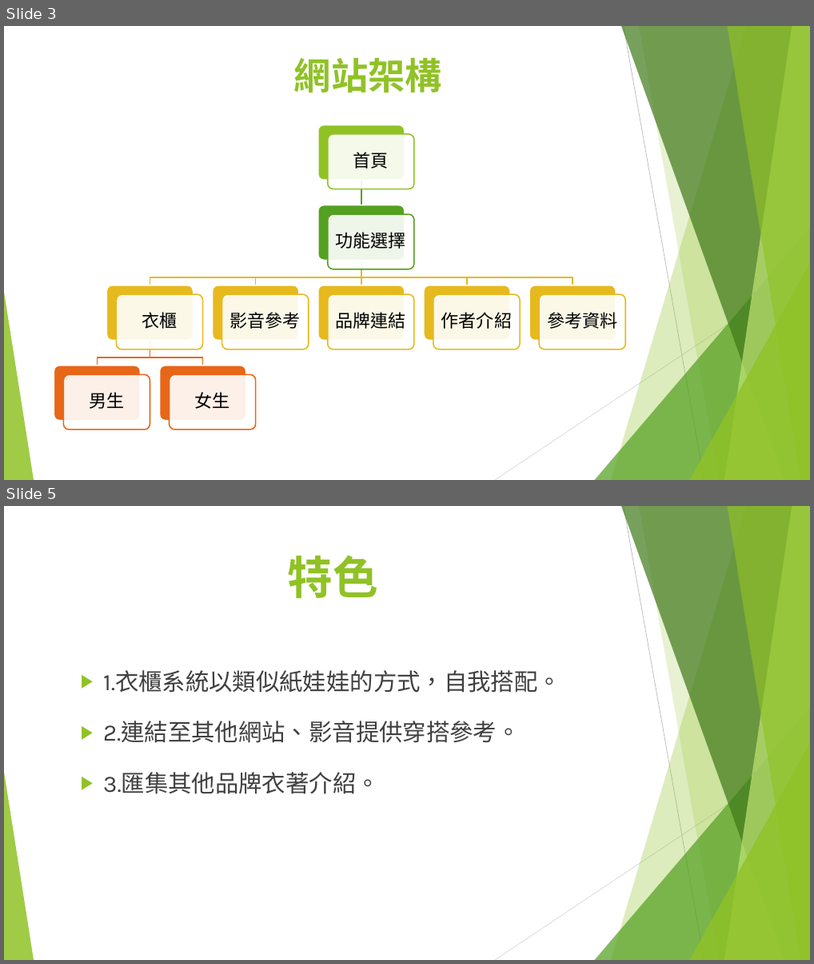
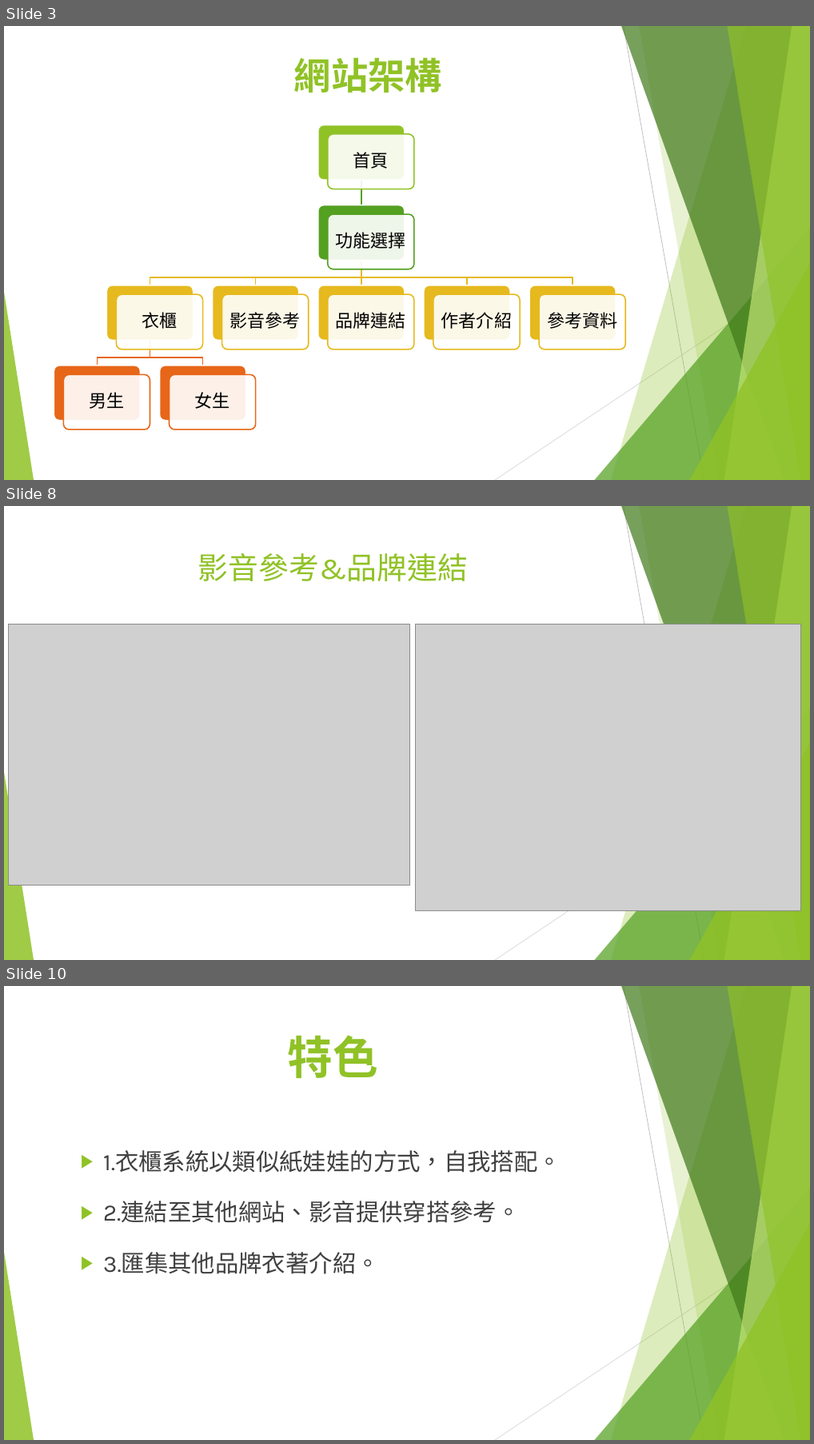
Before and after one commit to happy1103/SecretCloset, a slide deck: Webprograming/document/00457004+00457013.pptx. Shown one above the other, each under a label of ours: slides 3 and 5 before the commit, slides 3, 8 and 10 after it; the slides between them are not shown. The pictures are 814x964 and 814x1444 pixels, drawn with LibreOffice and Linux fonts; fonts in the diff are those of the drawing; grey boxes stand for pictures. Boxes give left, top, right and bottom in pixels: in the first picture for what was removed or moved away, otherwise in the second. Text is boxed around its words. In the diff, an @@ line names an element or a change of style, - is before the commit and + after.

```diff
--- a/Webprograming/document/00457004+00457013.pptx
+++ b/Webprograming/document/00457004+00457013.pptx
@@ slide 8 added at <box>4,506,810,960</box>, background #FFFFFF; not listed: 10 template elements that a slide beside it also shows @@
@@ title added at <box>198,553,468,581</box>, 36 pt, text #90C226 @@
+影音參考&品牌連結
@@ picture added at <box>8,624,410,884</box> @@
@@ picture added at <box>416,624,802,911</box> @@
@@ what was slide 5 is now slide 10 @@
```
Also in this commit, not shown: 1 slide changed, 4 other slides added, 1 other file.
